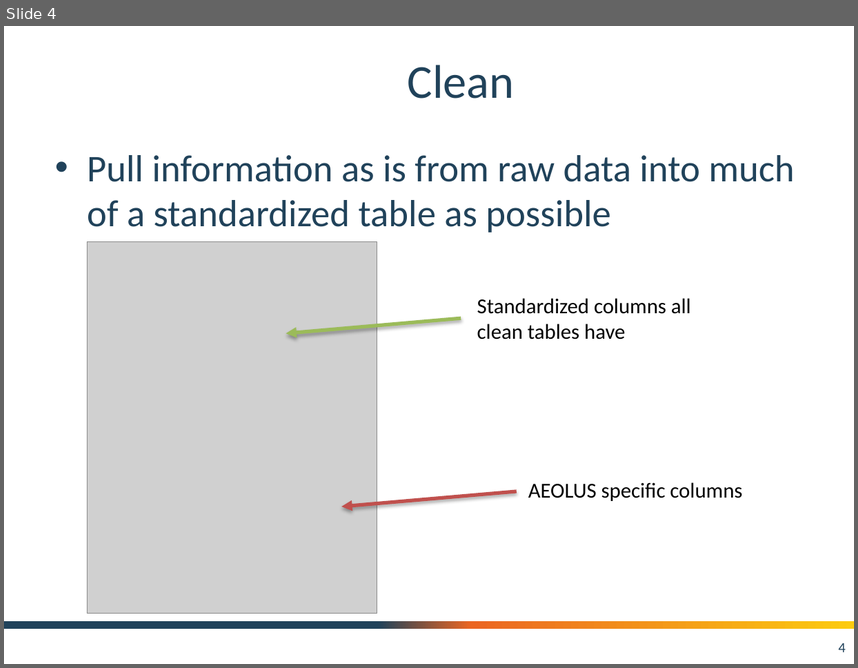
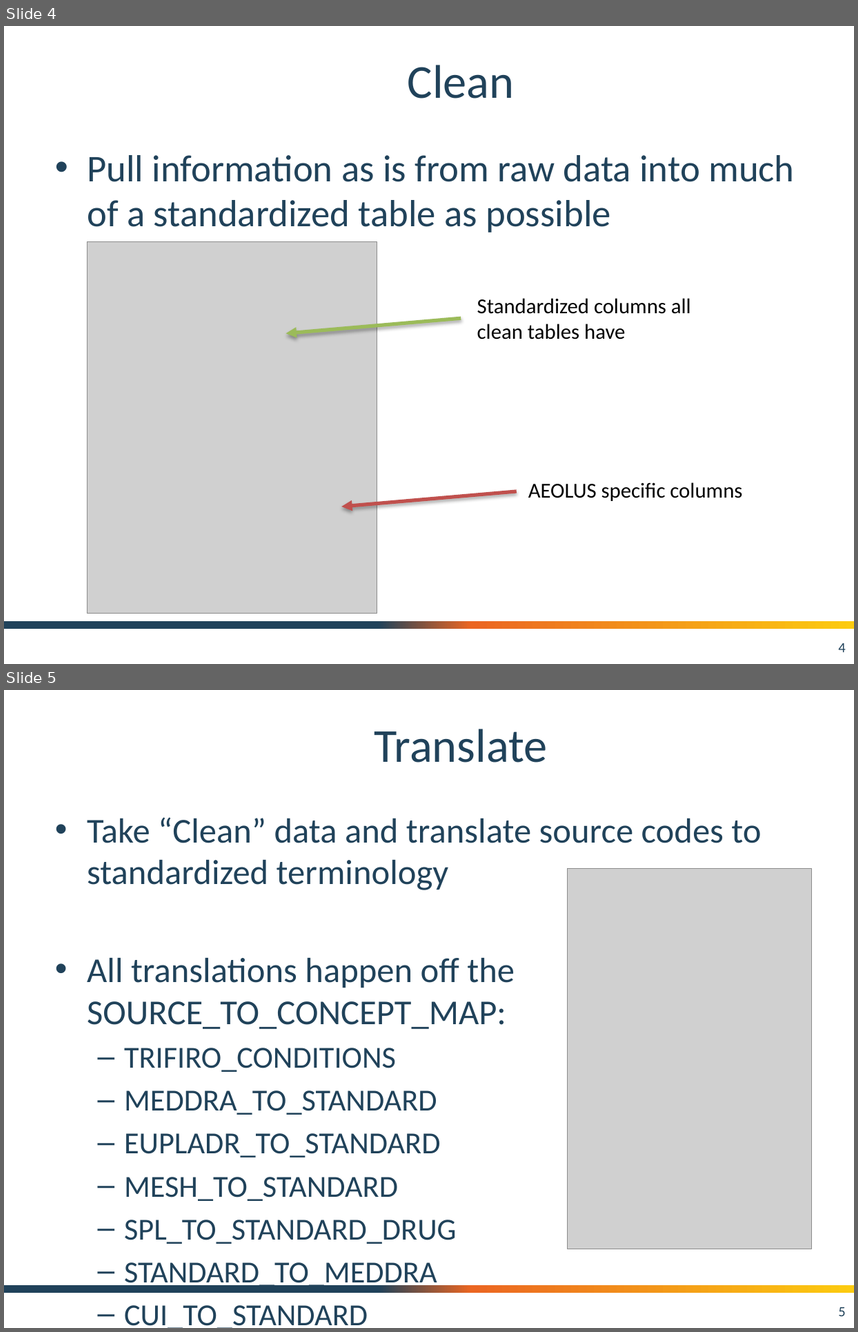
Before and after one commit to OHDSI/CommonEvidenceModel, a slide deck: documentation/CEM_CODE_OVERVIEW.pptx. Shown one above the other, each under a label of ours: slide 4 before the commit, slides 4 and 5 after it. The pictures are 858x668 and 858x1332 pixels, drawn with LibreOffice and Linux fonts; fonts in the diff are those of the drawing; grey boxes stand for pictures; background and template pictures are left out. Boxes give left, top, right and bottom in pixels: in the first picture for what was removed or moved away, otherwise in the second. Text is boxed around its words. In the diff, an @@ line names an element or a change of style, - is before the commit and + after.

```diff
--- a/documentation/CEM_CODE_OVERVIEW.pptx
+++ b/documentation/CEM_CODE_OVERVIEW.pptx
@@ slide 5 added at [4, 690, 854, 1328], background #FFFFFF; not listed: 1 template element that a slide beside it also shows @@
@@ title added at [375, 729, 548, 762], 40 pt, text #20425A @@
+Translate
@@ text added at [87, 817, 761, 1328], 25.9 pt, text #20425A @@
+• Take “Clean” data and translate source codes to standardized terminology
+• All translations happen off the SOURCE_TO_CONCEPT_MAP:
+  – TRIFIRO_CONDITIONS
+  – MEDDRA_TO_STANDARD
+  – EUPLADR_TO_STANDARD
+  – MESH_TO_STANDARD
+  – SPL_TO_STANDARD_DRUG
+  – STANDARD_TO_MEDDRA
+  – CUI_TO_STANDARD
@@ picture added at [567, 869, 811, 1248] @@
@@ page number added at [838, 1307, 845, 1316], 12 pt, text #20425A @@
+5
```
Also in this commit, not shown: 4 other slides added, 4 other files.
